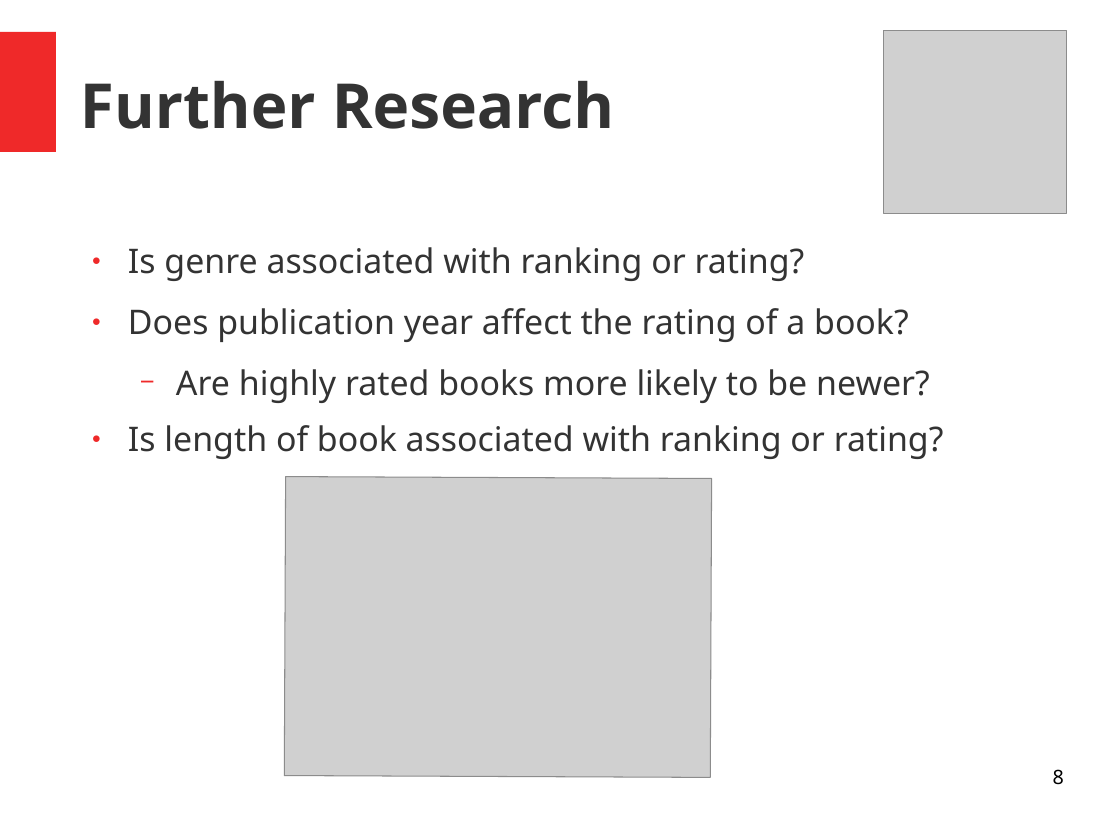
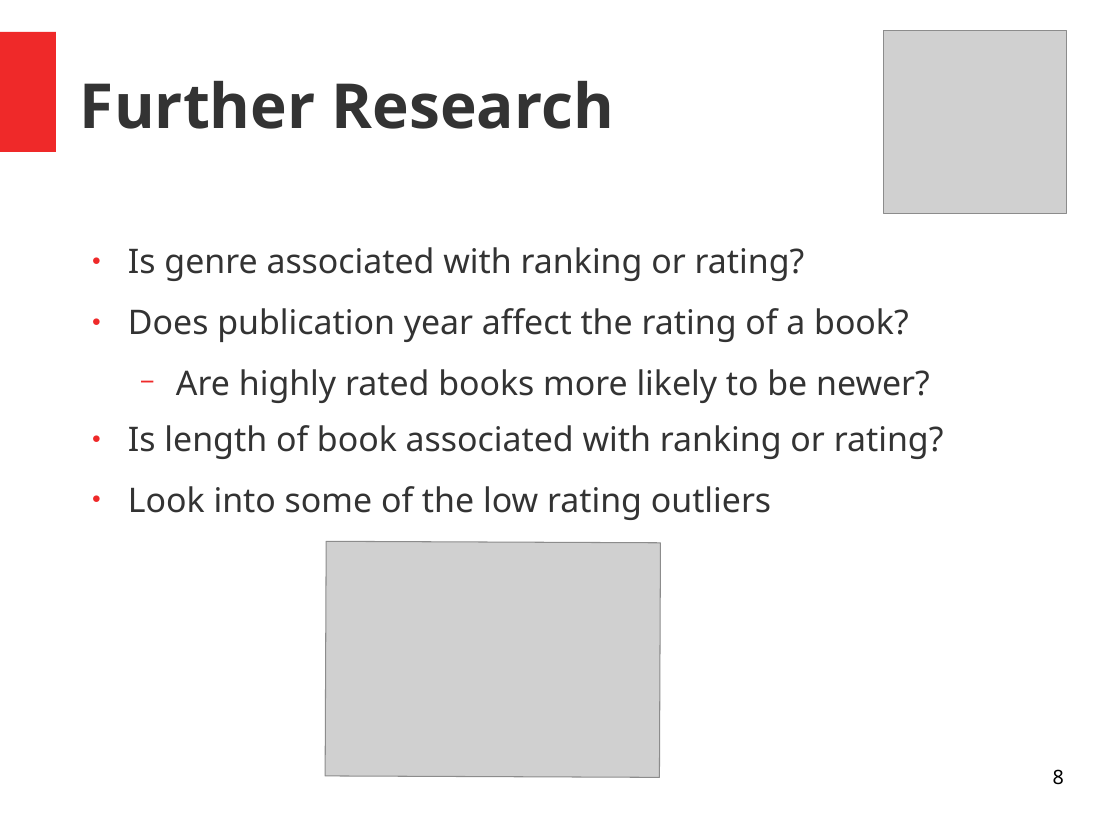
Before and after one commit to Shredder42/must_read_books, a slide deck: slide 8 of presentation.odp. Drawn at 1120x840 pixels with LibreOffice and Linux fonts; fonts in the diff are those of the drawing; grey boxes stand for pictures. Boxes give left, top, right and bottom in pixels: in the first picture for what was removed or moved away, otherwise in the second. Text is boxed around its words. In the diff, an @@ line names an element or a change of style, - is before the commit and + after.

```diff
--- a/presentation.odp
+++ b/presentation.odp
@@ text at box(128, 486, 771, 520): paragraph added @@
+● Look into some of the low rating outliers
@@ picture: place and size @@
-picture at box(285, 476, 711, 777)
+picture at box(326, 541, 661, 777)
```
Also in this commit, not shown: 2 other slides changed, 4 other files.
